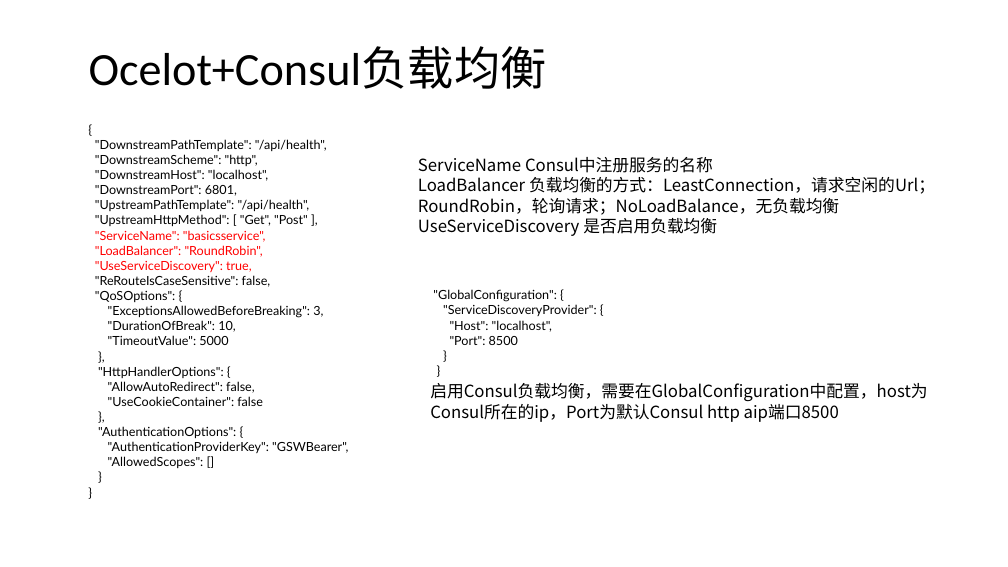
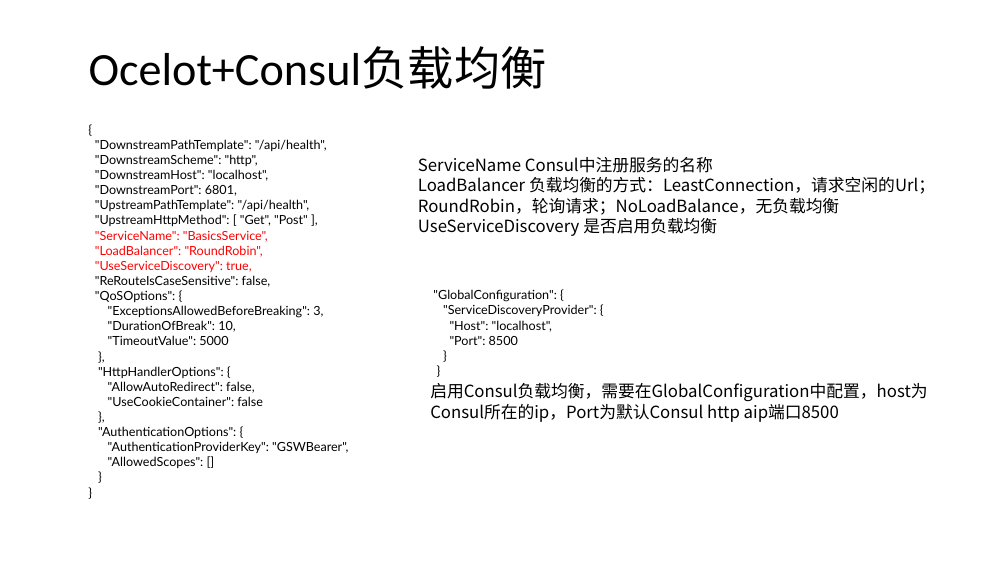
Before and after one commit to axzxs2001/HisMicroserviceSample, a slide deck: slide 32 of HisMicroserviceSample/Doc/基于.net core微服务.pptx. Drawn at 1008x567 pixels with LibreOffice and Linux fonts; fonts in the diff are those of the drawing; background and template pictures are left out. Boxes give left, top, right and bottom in pixels: in the first picture for what was removed or moved away, otherwise in the second. Text is boxed around its words. In the diff, an @@ line names an element or a change of style, - is before the commit and + after.

```diff
--- a/HisMicroserviceSample/Doc/基于.net core微服务.pptx
+++ b/HisMicroserviceSample/Doc/基于.net core微服务.pptx
@@ text at (95,231,268,242): text changed @@
-"ServiceName": "basicsservice",
+"ServiceName": "BasicsService",
```
Also in this commit, not shown: 2 other slides changed, 27 other files.
